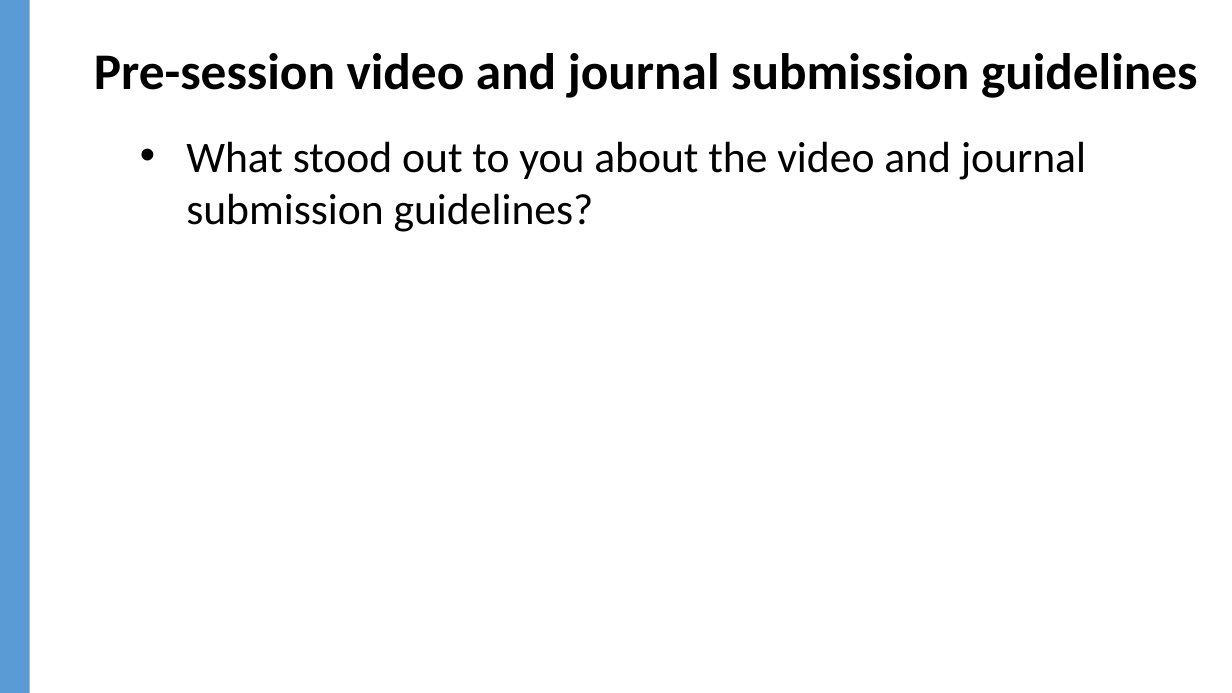
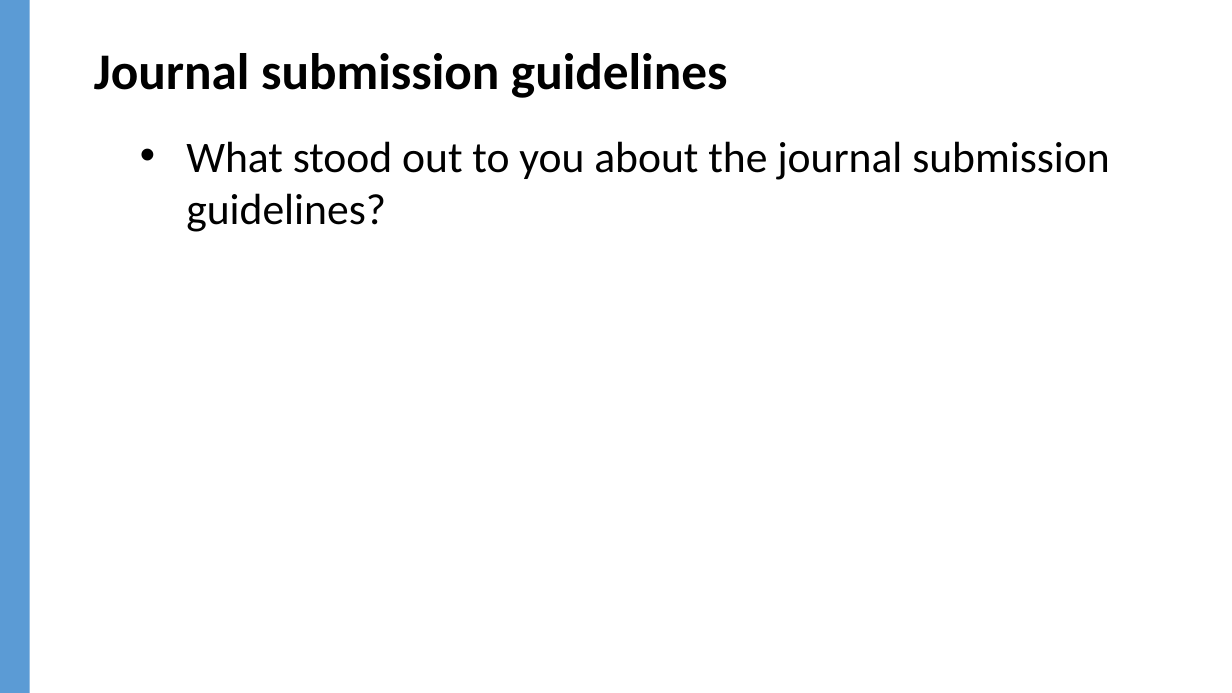
Before and after one commit to jylisadoney/jylisadoney.github.io, a slide deck: slide 3 of media/JylisaDoney_ACRL-ScholarlyCommunicationsCookbook_KeyIngredients.pptx. Drawn at 1232x693 pixels with LibreOffice and Linux fonts; fonts in the diff are those of the drawing; background and template pictures are left out. Boxes give left, top, right and bottom in pixels: in the first picture for what was removed or moved away, otherwise in the second. Text is boxed around its words. In the diff, an @@ line names an element or a change of style, - is before the commit and + after.

```diff
--- a/media/JylisaDoney_ACRL-ScholarlyCommunicationsCookbook_KeyIngredients.pptx
+++ b/media/JylisaDoney_ACRL-ScholarlyCommunicationsCookbook_KeyIngredients.pptx
@@ title at [94, 53, 728, 98]: text changed @@
-Pre-session video and journal submission guidelines
+Journal submission guidelines
@@ text at [186, 141, 1109, 232]: text changed @@
-• What stood out to you about the video and journal submission guidelines?
+• What stood out to you about the journal submission guidelines?
```
Also in this commit, not shown: 23 other slides changed, 1 other file.
